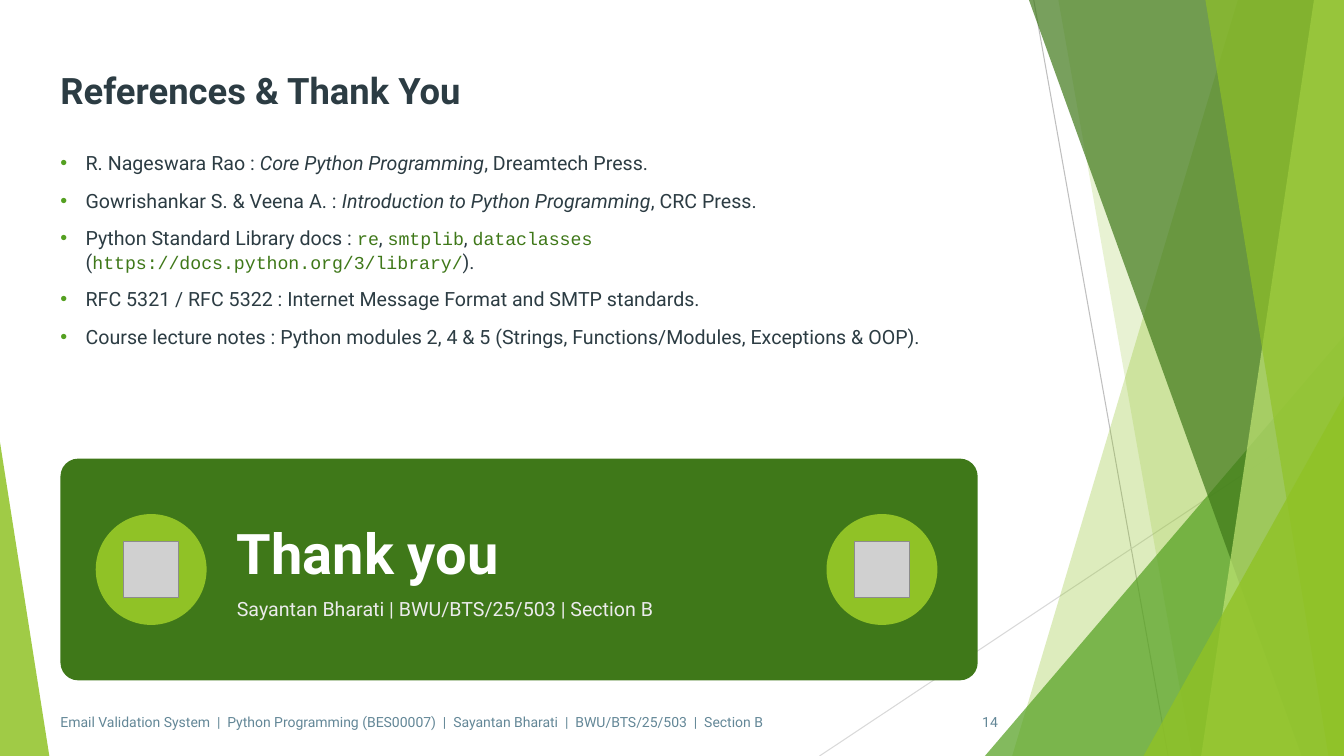
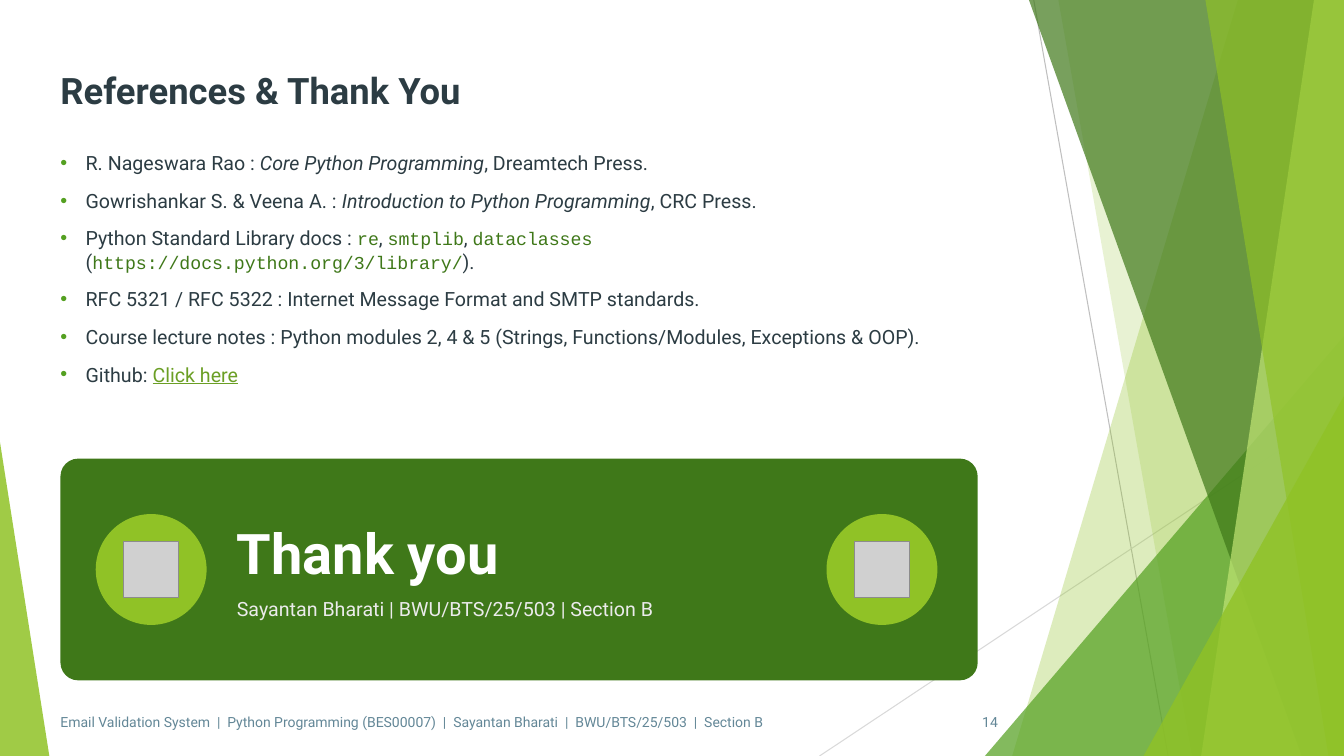
Before and after one commit to Sayantan-B-dev/SM_BtechSyllabusBWU, a slide deck: slide 14 of 3rdSem/Assignments/pptx/python/BWU-BTS-25-503.pptx. Drawn at 1344x756 pixels with LibreOffice and Linux fonts; fonts in the diff are those of the drawing; grey boxes stand for pictures; background and template pictures are left out. Boxes give left, top, right and bottom in pixels: in the first picture for what was removed or moved away, otherwise in the second. Text is boxed around its words. In the diff, an @@ line names an element or a change of style, - is before the commit and + after.

Commit message:
update BWU-BTS-25-503 python ppt and pdf

```diff
--- a/3rdSem/Assignments/pptx/python/BWU-BTS-25-503.pptx
+++ b/3rdSem/Assignments/pptx/python/BWU-BTS-25-503.pptx
@@ text at (86, 367, 238, 384): paragraph added @@
+• Github: Click here
```
Also in this commit, not shown: 1 other file.
